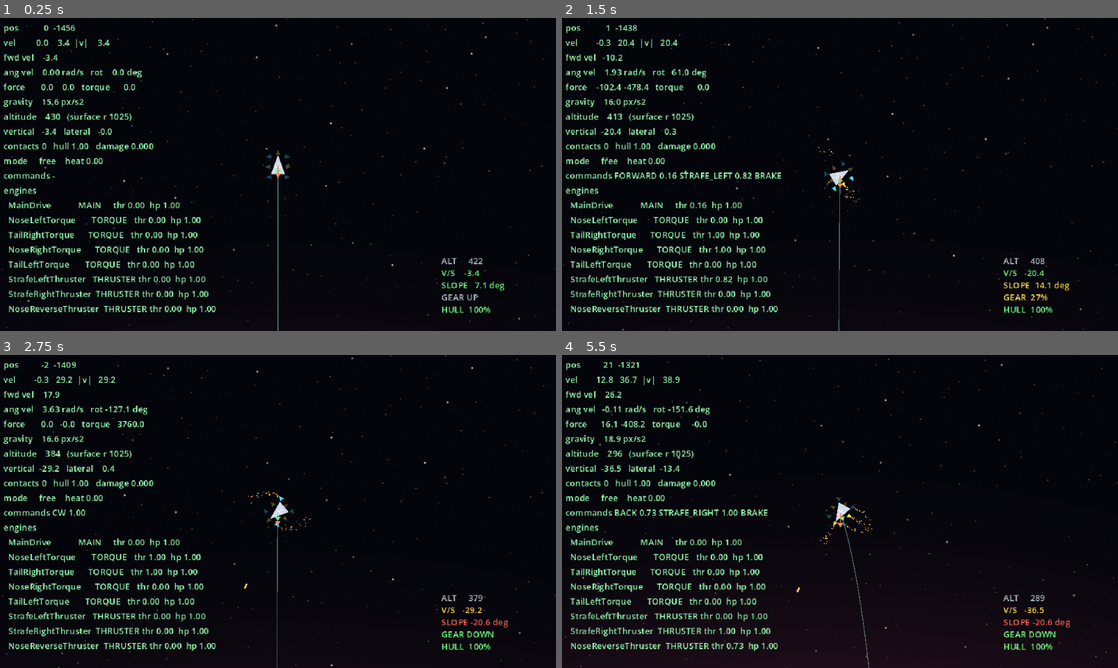
Above: before the commit, frames 1-4 (two rows, left to right).
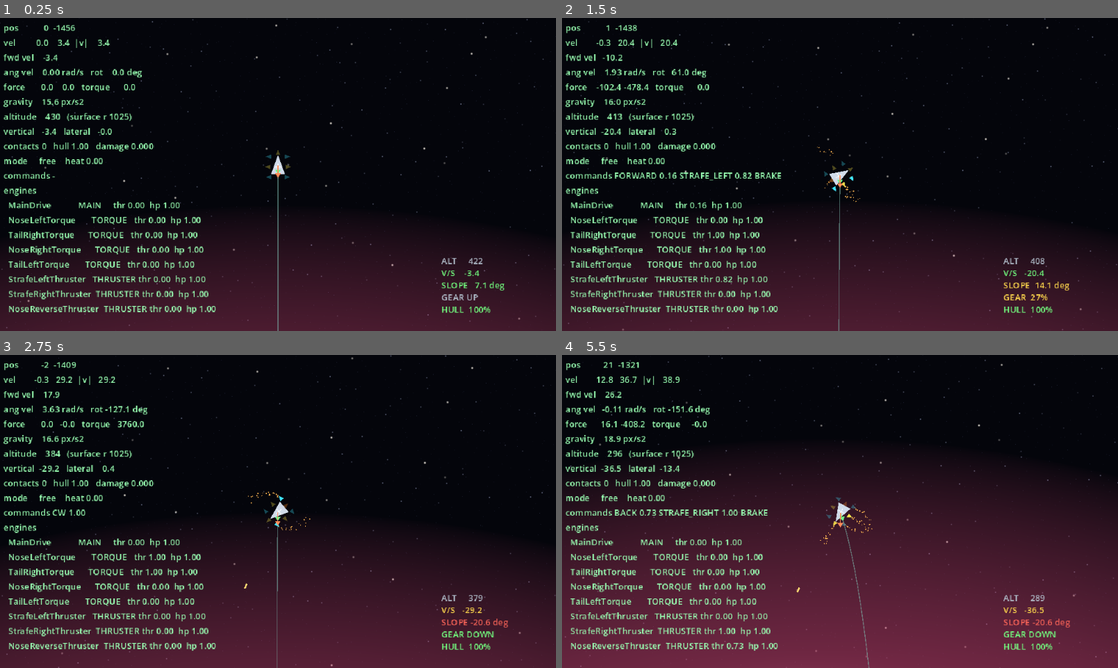
Above: after the commit, the same moments.

Repository: wroniasty/stardust
Game: Godot game, scene res://scenes/world.tscn
Same seed, same stepped clock (60 frames per second), same inputs: the game is played once before the commit and once after it.
Inputs:
- Up to frame 1 (0.25 s): no input
- Up to frame 2 (1.5 s): hold D (rotate_right) 0.53-1.28 s; hold Space (ship_fire) 0.53-1.28 s; hold Z (brake) from 1.28 s (still down); tap G (toggle_gear) at 1.35 s
- Up to frame 3 (2.75 s): release Z (brake) at 2.03 s; hold D (rotate_right) from 2.03 s (still down); hold Space (ship_fire) from 2.03 s (still down)
- Up to frame 4 (5.5 s): release D (rotate_right) at 2.78 s; release Space (ship_fire) at 2.78 s; hold W (thrust_forward) 2.78-3.53 s; tap G (toggle_gear) at 2.85, 4.35 s; hold Space (ship_fire) 3.53-4.28 s; hold A (rotate_left) 3.53-5.03 s; hold Z (brake) from 5.03 s (still down); hold Space (ship_fire) from 5.03 s (still down)

The runs differ from the first frame. In frame 1, 26% of the frame differs, in the area x 0-100%, y 68-100%; in frame 2, 28%; in frame 3, 36%; in frame 4, 59%, in the area x 0-100%, y 35-100%.

Commit message:
Atmosphere that reaches the top and hides the stars behind it
Three complaints from play, one cause: the opacity fell as air squared, which
packed the whole atmosphere into its bottom third. Measured on the test planet,
that left 0.105 over the mountain tops, so space showed straight through them,
and 0.057 at half altitude, so most of a climb had no visible air at all. The
glare at the surface was a narrow, strong rim band on top of that.

The profile is now three separate figures rather than one. disc_haze at 0.30
covers the planet itself and is deliberately the lowest, because the terrain has
to stay readable to land on. shell_haze at 0.80 is the air just above the
ground, falling to nothing at the top of the atmosphere. shell_falloff at 0.70
is the fix proper: an exponent below one is concave and keeps real opacity
through the middle of the climb. The two are blended over the first 15% of the
height so the join reads as a glow rather than a ring, and the rim strength
comes down from 0.85 to 0.25.

Planet density scales the lot through mix(0.55, 1.0, density): thin air should
read as thinner, never as absent, or a fifth of the planets would look airless
when they are not.

Measured at density 0.51, opacity over the mountain tops goes from 0.105 to
0.475 and at half altitude from 0.057 to 0.384, which is what hides the parallax
starfield until the ship is near the edge of the atmosphere.

Every number is a uniform on the material, so the look is tunable without
touching the shader.

Co-Authored-By: Claude Opus 5 <noreply@anthropic.com>

Diff:
--- a/scenes/planet.tscn
+++ b/scenes/planet.tscn
@@ -21,8 +21,11 @@
 shader_parameter/density = 1.0
 shader_parameter/cloud_scale = 3.5
 shader_parameter/cloud_speed = 0.03
-shader_parameter/haze_strength = 0.28
-shader_parameter/rim_strength = 0.85
+shader_parameter/disc_haze = 0.3
+shader_parameter/shell_haze = 0.8
+shader_parameter/shell_falloff = 0.7
+shader_parameter/limb_blend = 0.15
+shader_parameter/rim_strength = 0.25
 
 [node name="Planet" type="Node2D"]
 script = ExtResource("1_planet")
--- a/shaders/atmosphere.gdshader
+++ b/shaders/atmosphere.gdshader
@@ -14,8 +14,27 @@
 uniform float density : hint_range(0.0, 1.0) = 1.0;
 uniform float cloud_scale = 3.5;
 uniform float cloud_speed = 0.03;
-uniform float haze_strength = 0.28;
-uniform float rim_strength = 0.85;
+
+/// Opacity over the planet itself. Deliberately the lowest figure here: the
+/// terrain has to stay readable to land on.
+uniform float disc_haze : hint_range(0.0, 1.0) = 0.30;
+
+/// Opacity of the air just above the ground, falling to nothing at the top.
+uniform float shell_haze : hint_range(0.0, 1.0) = 0.80;
+
+/// Shape of that fall. Below 1.0 it is concave, which keeps real opacity
+/// through the middle of the climb; the old squared falloff spent the whole
+/// atmosphere in the bottom third and left the rest of the ascent empty, and
+/// dropped to a tenth over the mountain tops so space showed through them.
+uniform float shell_falloff = 0.70;
+
+/// Fraction of the atmosphere height over which the disc opacity gives way to
+/// the shell. Wide enough to read as a glow rather than as a ring.
+uniform float limb_blend : hint_range(0.01, 0.5) = 0.15;
+
+/// A thin bright band hugging the ground. Kept weak: this was what made the
+/// surface look glaring.
+uniform float rim_strength : hint_range(0.0, 1.0) = 0.25;
 
 float hash(vec2 p) {
 	return fract(sin(dot(p, vec2(127.1, 311.7))) * 43758.5453123);
@@ -50,9 +69,9 @@
 		discard;
 	}
 
-	// 0 at the ground, 1 at the top of the atmosphere. Negative over the disc.
-	float altitude = (radius - surface_ratio) / max(1.0 - surface_ratio, 0.001);
-	float air = 1.0 - clamp(altitude, 0.0, 1.0);
+	// 0 at the ground, 1 at the top of the atmosphere. Clamped, so everything
+	// over the planet, mountains included, sits at 0.
+	float altitude = clamp((radius - surface_ratio) / max(1.0 - surface_ratio, 0.001), 0.0, 1.0);
 
 	// Rotate the sample direction instead of scrolling an angle: no seam.
 	float spin = TIME * cloud_speed;
@@ -63,20 +82,22 @@
 	);
 	float clouds = fbm(turned * cloud_scale + vec2(radius * 2.0, 0.0));
 	clouds = smoothstep(0.45, 0.85, clouds);
+	// Faded out with height rather than cut at the disc edge, so the cloud deck
+	// does not end on a hard circle.
+	clouds *= 1.0 - smoothstep(0.0, 0.35, altitude);
 
-	float over_disc = step(radius, surface_ratio);
+	// Thin air is still air: a thin atmosphere reads as less opaque, but never
+	// as absent, or half the planets would have an invisible one.
+	float thickness = mix(0.55, 1.0, density);
 
-	// Haze and clouds sit on the planet, the halo hangs above the limb.
-	float alpha = over_disc * (haze_strength + clouds * 0.45);
-	alpha += (1.0 - over_disc) * air * air * haze_strength * 1.6;
+	float shell = shell_haze * pow(1.0 - altitude, shell_falloff);
+	float alpha = mix(disc_haze, shell, smoothstep(0.0, limb_blend, altitude)) * thickness;
 
-	// Rim light: a bright band just above the ground, fading outwards. The
-	// thresholds are fractions of the atmosphere height, so they had to tighten
-	// when the air got deep: at 0.08/0.7 a 400 px atmosphere put a 270 px glow
-	// on a 360 px screen.
-	float rim = smoothstep(0.0, 0.03, altitude) * (1.0 - smoothstep(0.03, 0.30, altitude));
-	alpha += rim * rim_strength;
+	// A narrow band right above the ground, for the glow along the limb.
+	float rim = smoothstep(0.0, 0.02, altitude) * (1.0 - smoothstep(0.02, 0.18, altitude));
+	alpha += rim * rim_strength * thickness;
+	alpha += clouds * 0.35 * thickness;
 
-	vec3 color = mix(atmosphere_color, vec3(1.0), clouds * over_disc * 0.5 + rim * 0.35);
-	COLOR = vec4(color, clamp(alpha, 0.0, 1.0) * density);
+	vec3 color = mix(atmosphere_color, vec3(1.0), clouds * 0.45 + rim * 0.20);
+	COLOR = vec4(color, clamp(alpha, 0.0, 1.0));
 }
Not shown, changed: IDEAS.md
